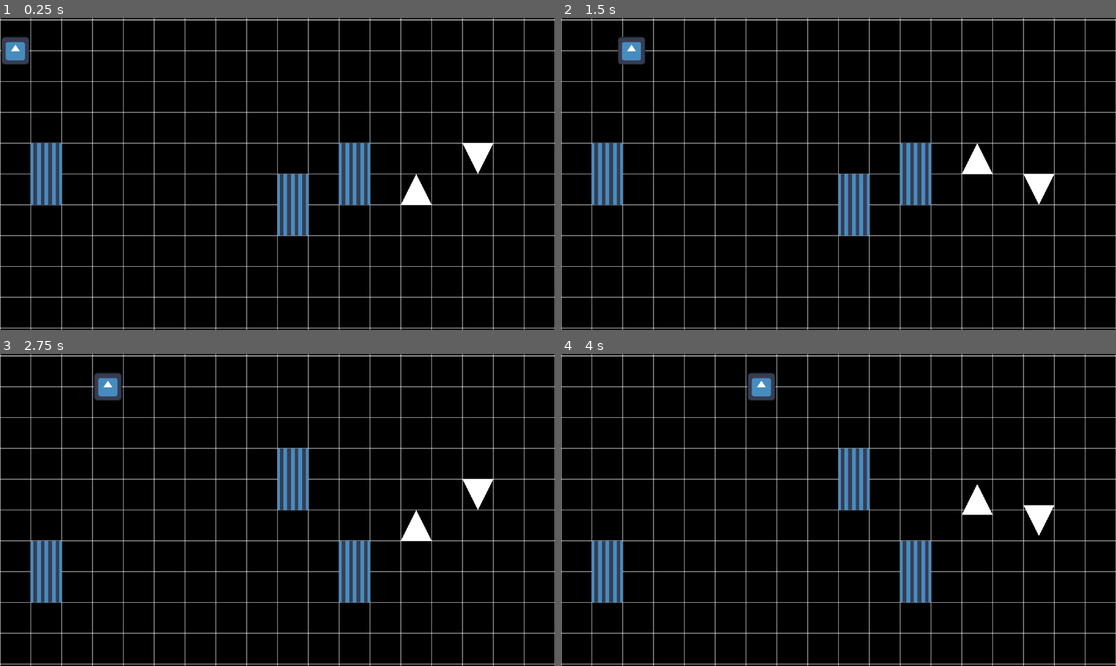
Above: before the commit, frames 1-4 (two rows, left to right).
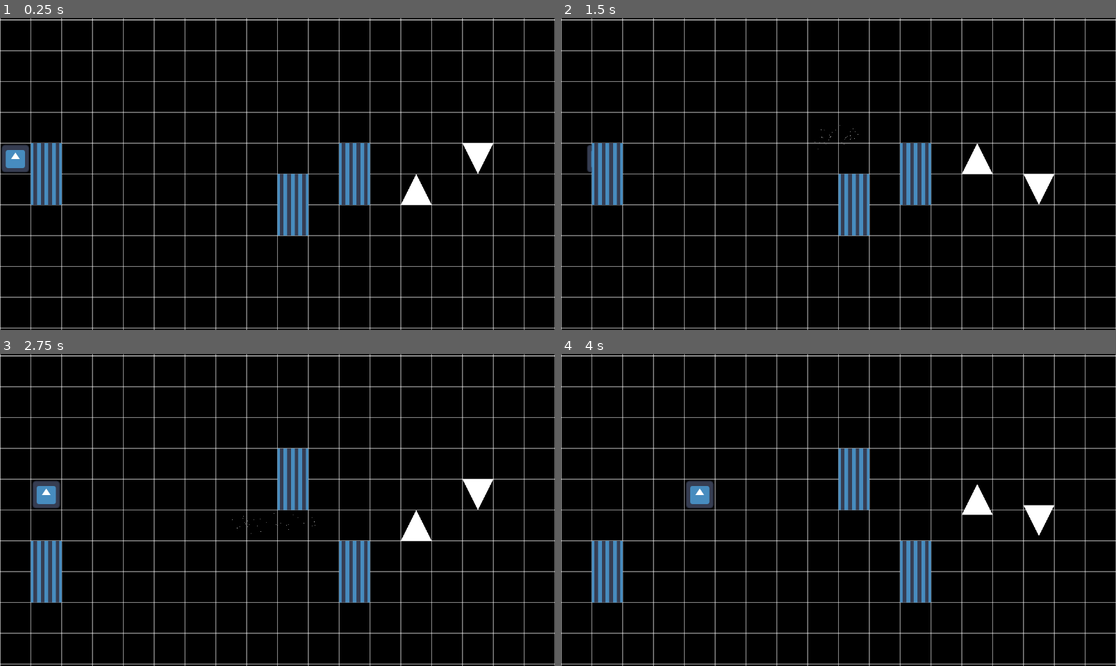
Above: after the commit, the same moments.

Repository: pradoh97/square-jam
Game: Godot game, scene res://levels/test_level.tscn
The game is run twice, just before and just after one commit, with the same random seed, the same clock (stepped at 60 frames per second) and the same inputs. The engine's default icon, where the game draws it, is replaced by a stand-in: a white triangle on a blue panel in a dark square.
Inputs:
- Up to frame 1 (0.25 s): no input
- Up to frame 2 (1.5 s): tap Enter at 0.5 s; hold D (move) 0.53-1.28 s; tap D (move) at 1.35 s
- Up to frame 3 (2.75 s): hold D (move) from 2.03 s (still down)
- Up to frame 4 (4 s): tap Space at 2.75 s; release D (move) at 2.78 s; tap D (move) at 2.85 s; hold D (move) from 3.53 s (still down)

The runs differ from the first frame. In frame 1, 0.9% of the frame differs, in the area x 0-6%, y 6-50%; in frame 2, 0.5%; in frame 3, 0.9%, in the area x 5-57%, y 6-58%; in frame 4, 0.9%.

Commit message:
Reset player position

Diff:
--- a/levels/test_level.tscn
+++ b/levels/test_level.tscn
@@ -39,7 +39,7 @@
 width = 2.0
 
 [node name="Player" parent="." instance=ExtResource("1_46lwt")]
-position = Vector2(-544, -256)
+position = Vector2(-544, -32)
 
 [node name="UI" type="CanvasLayer" parent="."]
 layer = -1
